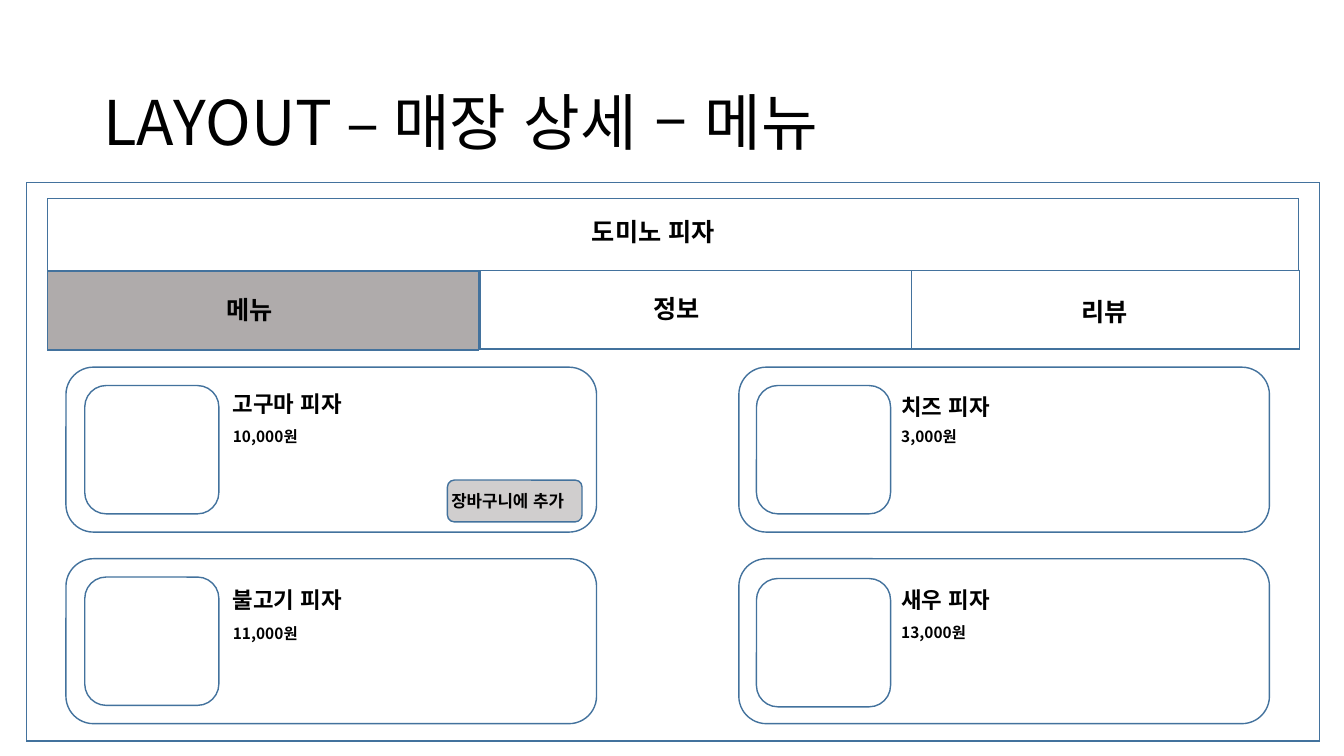
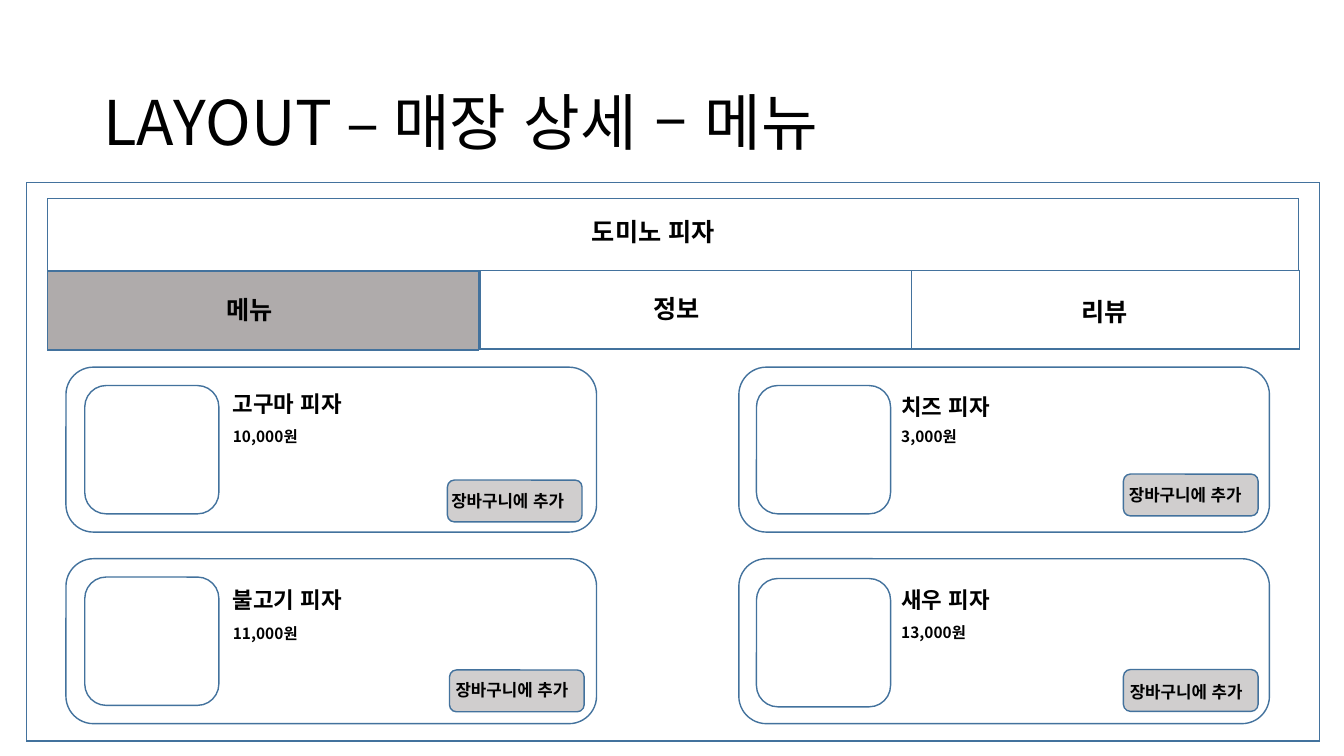
Before and after one commit to Camelllia/BaeminApplication, a slide deck: slide 14 of 202131205_김승진_실무게임프로그래밍_기획서.pptx. Drawn at 1344x756 pixels with LibreOffice and Linux fonts; fonts in the diff are those of the drawing. Boxes give left, top, right and bottom in pixels: in the first picture for what was removed or moved away, otherwise in the second. Text is boxed around its words. In the diff, an @@ line names an element or a change of style, - is before the commit and + after.

```diff
--- a/202131205_김승진_실무게임프로그래밍_기획서.pptx
+++ b/202131205_김승진_실무게임프로그래밍_기획서.pptx
@@ rounded rectangle added at (x1=1124, y1=474, x2=1259, y2=516), fill #D0CECE, outline #43739E 1 pt @@
@@ text added at (x1=1129, y1=487, x2=1242, y2=503), 12 pt, text #000000, bold @@
+장바구니에 추가
@@ rounded rectangle added at (x1=450, y1=670, x2=585, y2=713), fill #D0CECE, outline #43739E 1 pt @@
@@ text added at (x1=456, y1=682, x2=568, y2=698), 12 pt, text #000000, bold @@
+장바구니에 추가
@@ rounded rectangle added at (x1=1124, y1=669, x2=1259, y2=712), fill #D0CECE, outline #43739E 1 pt @@
@@ text added at (x1=1130, y1=684, x2=1243, y2=700), 12 pt, text #000000, bold @@
+장바구니에 추가
```
Also in this commit, not shown: 1 other slide changed, 1 slide removed, 13 other files.
